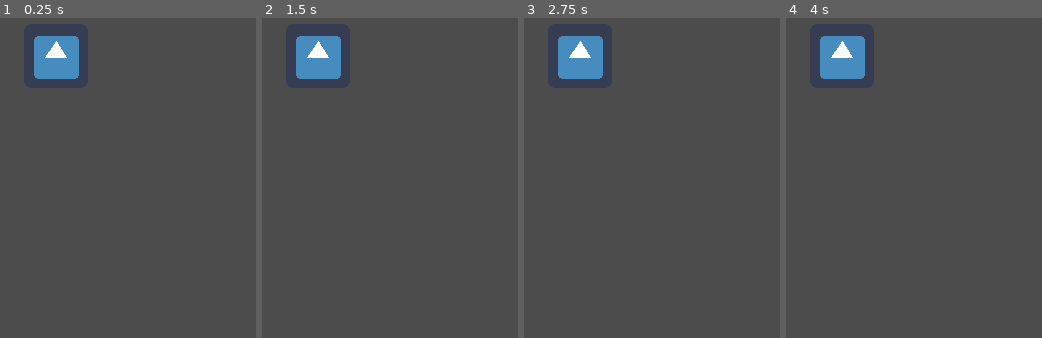
Above: before the commit, frames 1-4 (left to right).
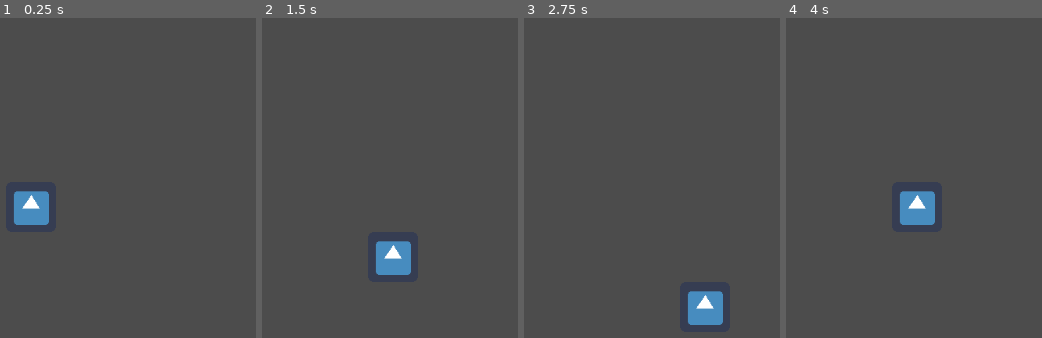
Above: after the commit, the same moments.

Repository: addja/snake
Game: Godot game, scene res://Game/Game.tscn
Same seed, same stepped clock (60 frames per second), same inputs: the game is played once before the commit and once after it. The engine's default icon, where the game draws it, is replaced by a stand-in: a white triangle on a blue panel in a dark square.
Inputs:
- Up to frame 1 (0.25 s): no input
- Up to frame 2 (1.5 s): hold Right (ui_right) 0.53-1.28 s; tap Enter at 1.25 s; hold Down (ui_down) from 1.28 s (still down)
- Up to frame 3 (2.75 s): release Down (ui_down) at 2.03 s; hold Right (ui_right) from 2.03 s (still down)
- Up to frame 4 (4 s): tap Space at 2.75 s; release Right (ui_right) at 2.78 s; hold Up (ui_up) 2.78-3.53 s; hold Left (ui_left) from 3.53 s (still down)

The runs differ from the first frame. In frame 1, 3.8% of the frame differs, in the area x 5-31%, y 5-65%; in frame 2, 3.8%; in frame 3, 3.8%; in frame 4, 3.8%.
Error before the commit: Parse Error: Parse error: Spaces used before tabs on a line (res://Snake/Snake.gd:19)

Commit message:
Refactoring all grid object logic into one class

Diff:
--- a/Game/Game.gd
+++ b/Game/Game.gd
@@ -1,6 +1,38 @@
 extends Node2D
 
+# Attributes
 var snakeScene = preload( "res://Snake/Snake.tscn" )
+var timeBuffer = 0
+
+## Constants.
+const TICK = 0.5
+const TILESX = 10
+const TILESY = 10
+
+## Signals.
+signal move
+
+## Functions.
+func game_over():
+	for n in get_children():
+		remove_child( n )
+		n.queue_free()
+
+func new_game():
+	add_child( new_snake( TILESX / 2, TILESY / 2 ) )
+
+func new_snake( x, y ):
+	var snake = snakeScene.instance()
+	snake.grid( TILESX, TILESY )
+	snake.starting_position( x, y )
+	connect( "move", snake, "on_Game_move" )
+	return snake
+
+func _process( delta ):
+	timeBuffer += delta
+	if ( timeBuffer > TICK ):
+		timeBuffer = 0
+		emit_signal( "move" )
 
 func _ready():
-	add_child( snakeScene.instance() )
+	new_game()
--- /dev/null
+++ b/GridObject/GridObject.gd
@@ -0,0 +1,41 @@
+extends Sprite
+
+class_name GridObject
+
+## Attributes.
+var spriteOffset = Vector2( 0, 0 )
+var spriteScale = Vector2( 0, 0 )
+var tiledPosition = Vector2( 0, 0 )
+var tiles = Vector2( 0, 0 )
+
+## Functions.
+func coord_to_position():
+	tiledPosition = wrap_map( tiledPosition )
+	position = tiledPosition * spriteScale + spriteOffset
+
+func grid( tilesX, tilesY ):
+	tiles = Vector2( tilesX, tilesY )
+
+func prepare_sprite():
+	spriteScale = Vector2( self.get_viewport().get_visible_rect().size.x / tiles.x,
+		self.get_viewport().get_visible_rect().size.y / tiles.y )
+	self.set_scale( spriteScale / self.get_texture().get_size() )
+	spriteOffset = spriteScale / 2
+
+func starting_position( x, y ):
+	tiledPosition = Vector2( x, y )
+
+func wrap_map( pos ):
+	if pos.x >= tiles.x:
+		pos.x = 0
+	elif pos.x < 0:
+		pos.x = tiles.x - 1
+	if pos.y >= tiles.y:
+		pos.y = 0
+	elif pos.y < 0:
+		pos.y = tiles.y - 1
+	return pos
+
+func _ready():
+	prepare_sprite()
+	coord_to_position()
--- /dev/null
+++ b/GridObject/GridObject.tscn
@@ -0,0 +1,6 @@
+[gd_scene load_steps=2 format=2]
+
+[ext_resource path="res://GridObject/GridObject.gd" type="Script" id=1]
+
+[node name="GridObject" type="Sprite"]
+script = ExtResource( 1 )
--- a/Snake/Snake.gd
+++ b/Snake/Snake.gd
@@ -1,26 +1,13 @@
-extends Sprite
+extends "res://GridObject/GridObject.gd"
 
-## Attributes
-var spriteOffset = Vector2( 0, 0 )
-var spriteScale = Vector2( 0, 0 )
+## Attributes.
 var step = Vector2( 0, 0 )
-var tiledPosition = Vector2( 0, 0 )
-var timeBuffer = 0
 
-## Constants
-const TICK = 0.5
-const TILESX = 10
-const TILESY = 10
+## Functions.
+func on_Game_move():
+	tiledPosition += step
+	coord_to_position()
 
-## Functions
-# Initialize sprite manipulation variables
-func init_sprite():
-	spriteScale = Vector2( self.get_viewport().get_visible_rect().size.x / TILESX,
-					 	   self.get_viewport().get_visible_rect().size.y / TILESY )
-	self.set_scale( spriteScale / self.get_texture().get_size() )
-	spriteOffset = spriteScale / 2
-
-# Buffer the player's last movement decision
 func player_step():
 	var movement = Vector2( 0, 0 )
 	if Input.is_action_pressed( "ui_up" ):
@@ -32,34 +19,10 @@
 	if Input.is_action_pressed( "ui_right" ):
 		movement.x += 1
 	if movement != Vector2( 0, 0 ):
-		return movement
-	return step
+		step = movement
 
-# If the snake goes to a side of the map, it comes in the other side
-func wrap_map( pos ):
-	if pos.x >= TILESX:
-		pos.x = 0
-	elif pos.x < 0:
-		pos.x = TILESX - 1
-	if pos.y >= TILESY:
-		pos.y = 0
-	elif pos.y < 0:
-		pos.y = TILESY - 1
-	return pos
+func _process( delta ):
+	player_step()
 
- # Called when the node enters the scene tree for the first time.
 func _ready():
-	init_sprite()
-	tiledPosition = Vector2( TILESX / 2, TILESY / 2 )
-	position = tiledPosition * spriteScale + spriteOffset
 	step = Vector2( 1, 0 )
-
-# Main loop
-func _process( delta ):
-	timeBuffer += delta
-	step = player_step()
-	if ( timeBuffer > TICK ):
-		timeBuffer = 0
-		tiledPosition += step
-		tiledPosition = wrap_map( tiledPosition )
-		position = tiledPosition * spriteScale + spriteOffset
--- a/project.godot
+++ b/project.godot
@@ -8,9 +8,14 @@
 
 config_version=4
 
-_global_script_classes=[  ]
+_global_script_classes=[ {
+"base": "Sprite",
+"class": "GridObject",
+"language": "GDScript",
+"path": "res://GridObject/GridObject.gd"
+} ]
 _global_script_class_icons={
-
+"GridObject": ""
 }
 
 [application]
Binary file removed: bin/snake.png
Not shown, removed: bin/snake.png.import
Not shown, added: .gitignore
Not shown, removed: bin/snake.html
Not shown, removed: bin/snake.js
Not shown, removed: bin/snake.pck
Not shown, changed: bin/snake.wasm
